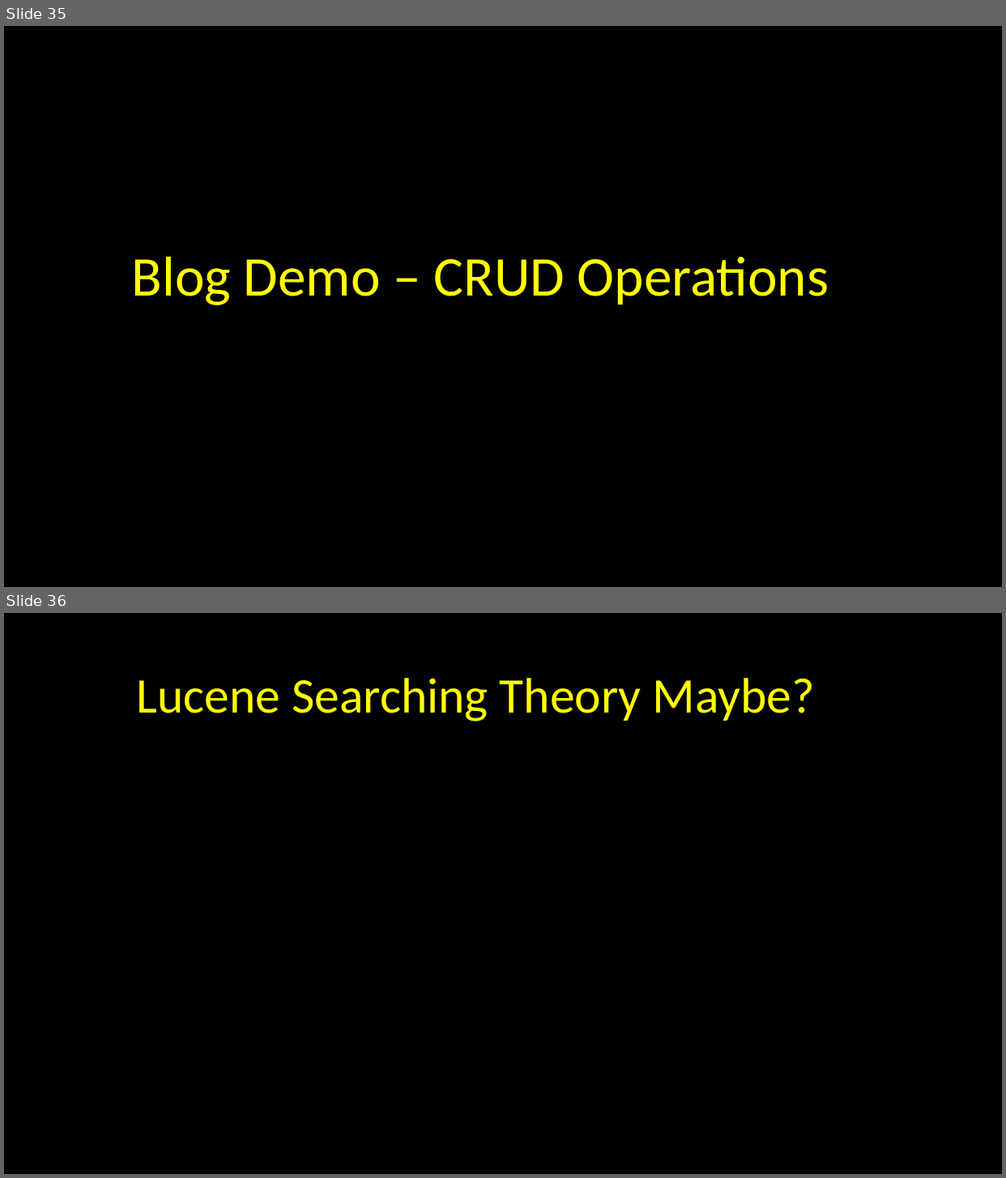
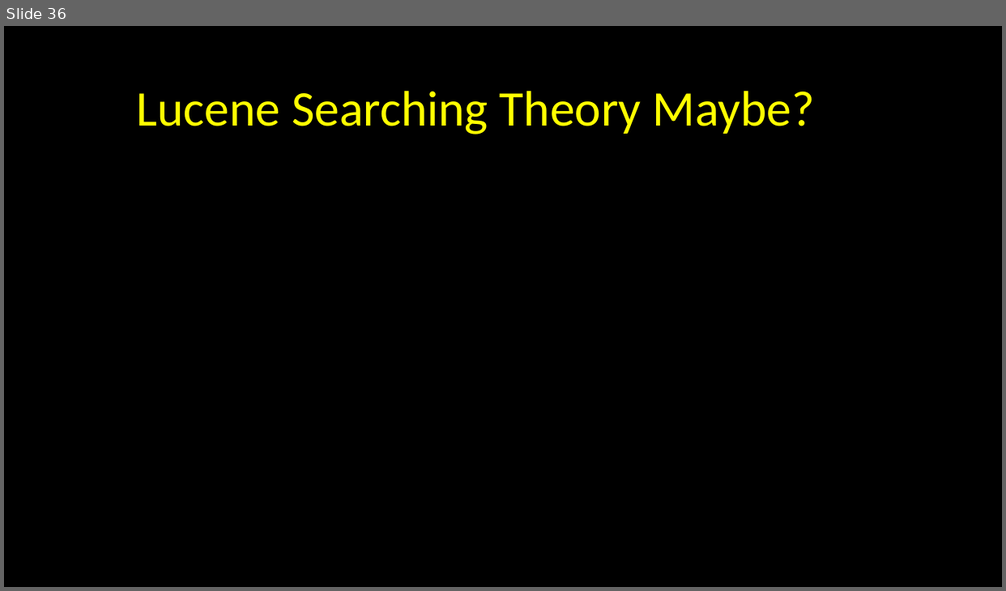
Before and after one commit to davidjeet/Elasticsearch-for-developers-Prarie-Developer-Conference, a slide deck: Elasticsearch - April 2016.pptx. Shown one above the other, each under a label of ours: slides 35 and 36 before the commit, slide 36 after it. The pictures are 1006x1178 and 1006x591 pixels, drawn with LibreOffice and Linux fonts; fonts in the diff are those of the drawing; background and template pictures are left out. Boxes give left, top, right and bottom in pixels: in the first picture for what was removed or moved away, otherwise in the second. Text is boxed around its words. In the diff, an @@ line names an element or a change of style, - is before the commit and + after.

```diff
--- a/Elasticsearch - April 2016.pptx
+++ b/Elasticsearch - April 2016.pptx
@@ slide 35 removed at [4, 26, 1002, 587], background picture (left out) @@
@@ title removed at [132, 257, 829, 305] @@
-Blog Demo – CRUD Operations
```
Also in this commit, not shown: 2 slides changed, 1 slide added, 10 other files.
